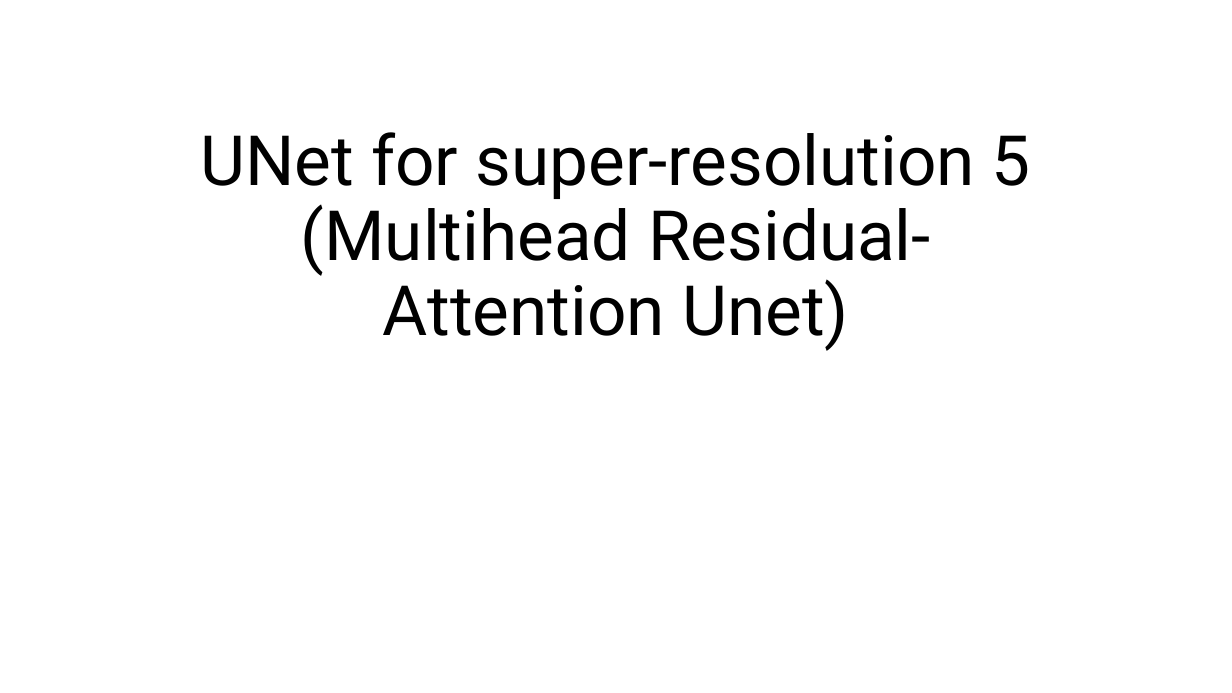
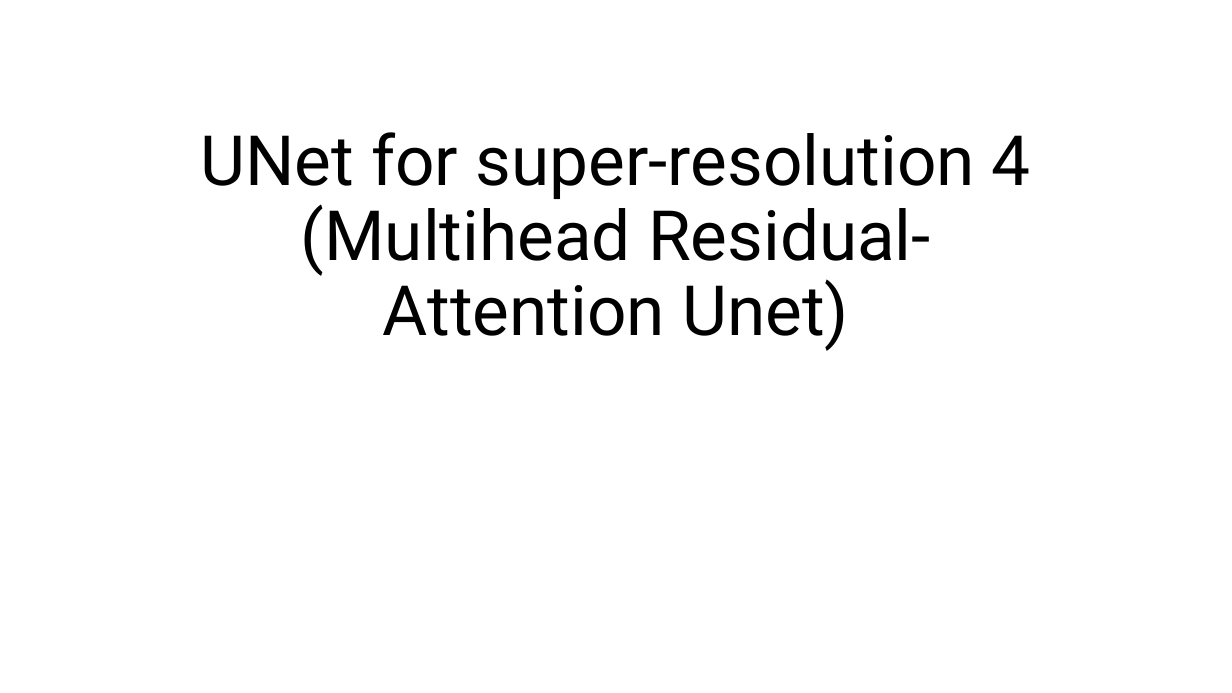
Before and after one commit to AdrianoEttari/pansharpening, a slide deck: slide 14 of models_representation.pptx (slide 16 before the commit). Drawn at 1232x693 pixels with LibreOffice and Linux fonts; fonts in the diff are those of the drawing. Boxes give left, top, right and bottom in pixels: in the first picture for what was removed or moved away, otherwise in the second. Text is boxed around its words. In the diff, an @@ line names an element or a change of style, - is before the commit and + after.

```diff
--- a/models_representation.pptx
+++ b/models_representation.pptx
@@ title at <box>201,132,1031,351</box>: text changed @@
-UNet for super-resolution 5
-(Multihead Residual-Attention Unet)
+UNet for super-resolution 4
+(Multihead Residual-Attention Unet)
```
Also in this commit, not shown: 2 other slides changed, 2 slides removed.
